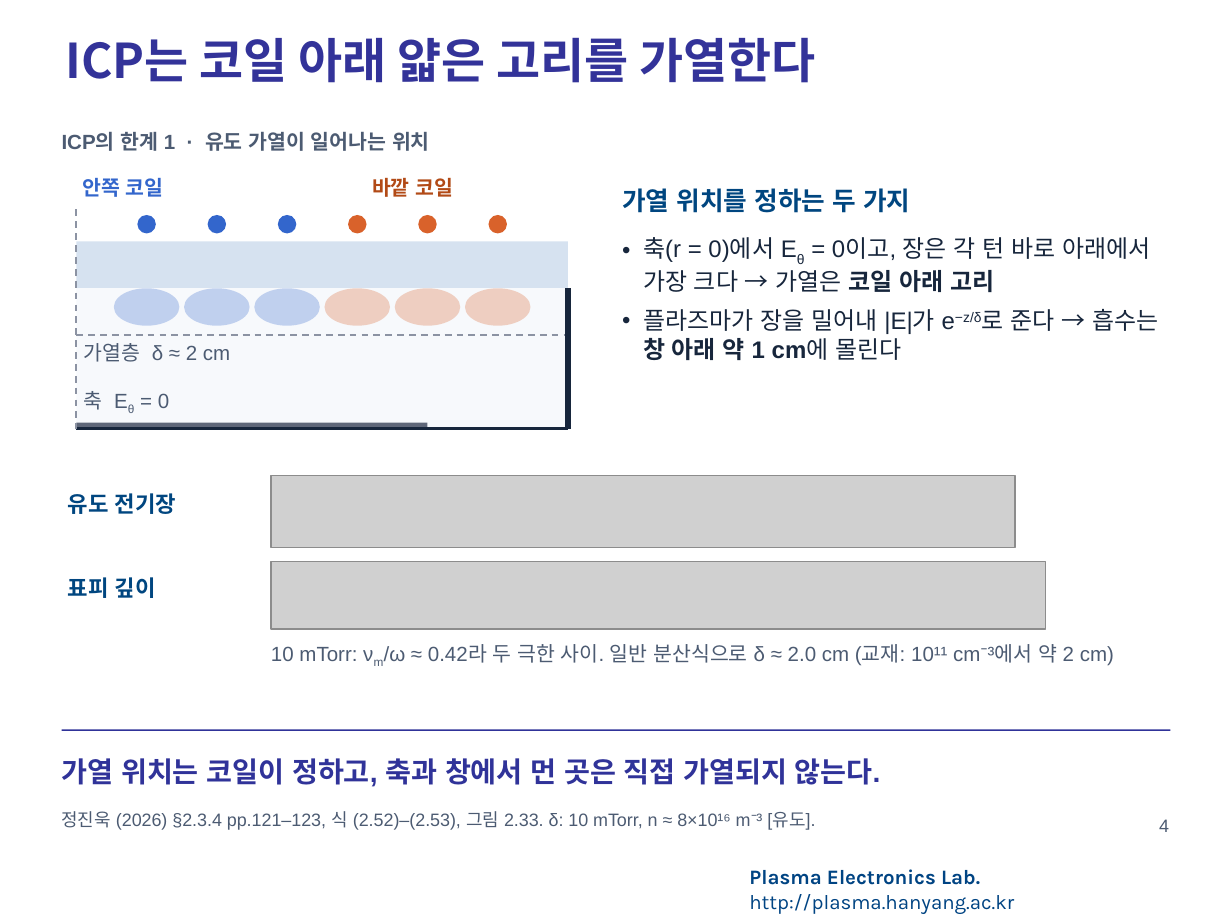
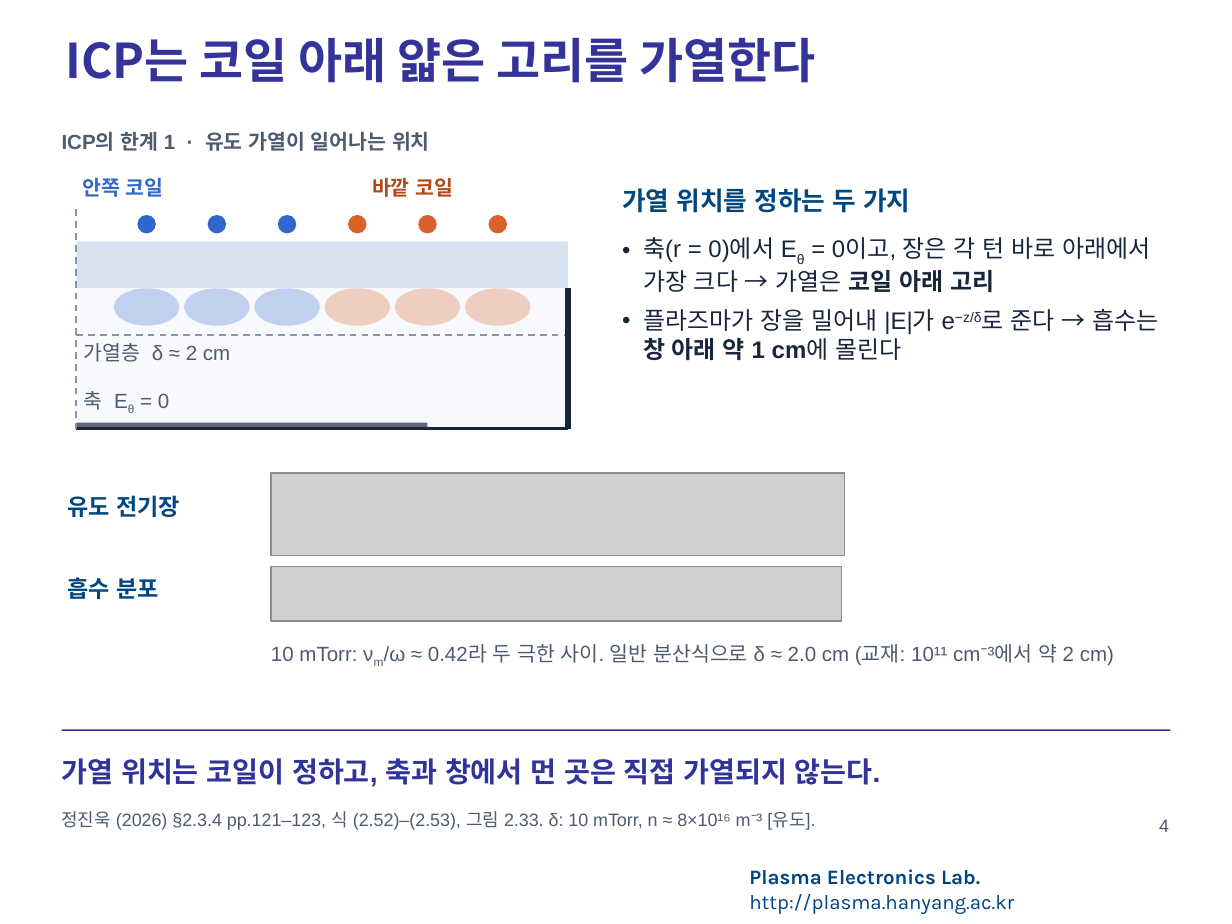
Before and after one commit to garlicjam-pyo/plasma, a slide deck: slide 4 of presentations/1차발표_재구성판.pptx. Drawn at 1232x924 pixels with LibreOffice and Linux fonts; fonts in the diff are those of the drawing; grey boxes stand for pictures; background and template pictures are left out. Boxes give left, top, right and bottom in pixels: in the first picture for what was removed or moved away, otherwise in the second. Text is boxed around its words. In the diff, an @@ line names an element or a change of style, - is before the commit and + after.

```diff
--- a/presentations/1차발표_재구성판.pptx
+++ b/presentations/1차발표_재구성판.pptx
@@ picture resized from (x1=271, y1=476, x2=1015, y2=547) to (x1=271, y1=473, x2=844, y2=556) @@
@@ text "유도 전기장" at (x1=68, y1=495, x2=179, y2=517): size 13 to 13.5 pt @@
@@ picture resized from (x1=271, y1=562, x2=1046, y2=630) to (x1=271, y1=567, x2=841, y2=621) @@
@@ text at (x1=68, y1=577, x2=158, y2=599): text changed; size 13 to 13.5 pt @@
-표피 깊이
+흡수 분포
```
Also in this commit, not shown: 18 other slides changed, 5 slides added, 21 other files.
